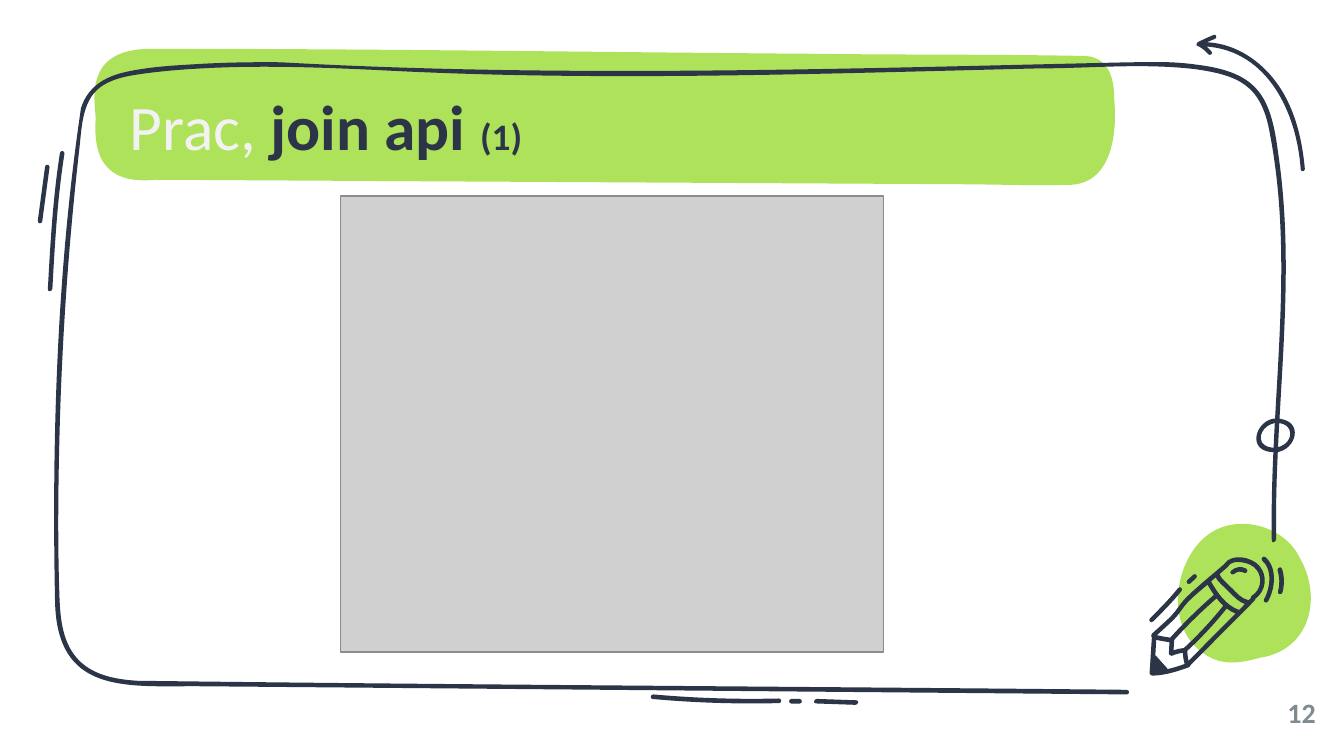
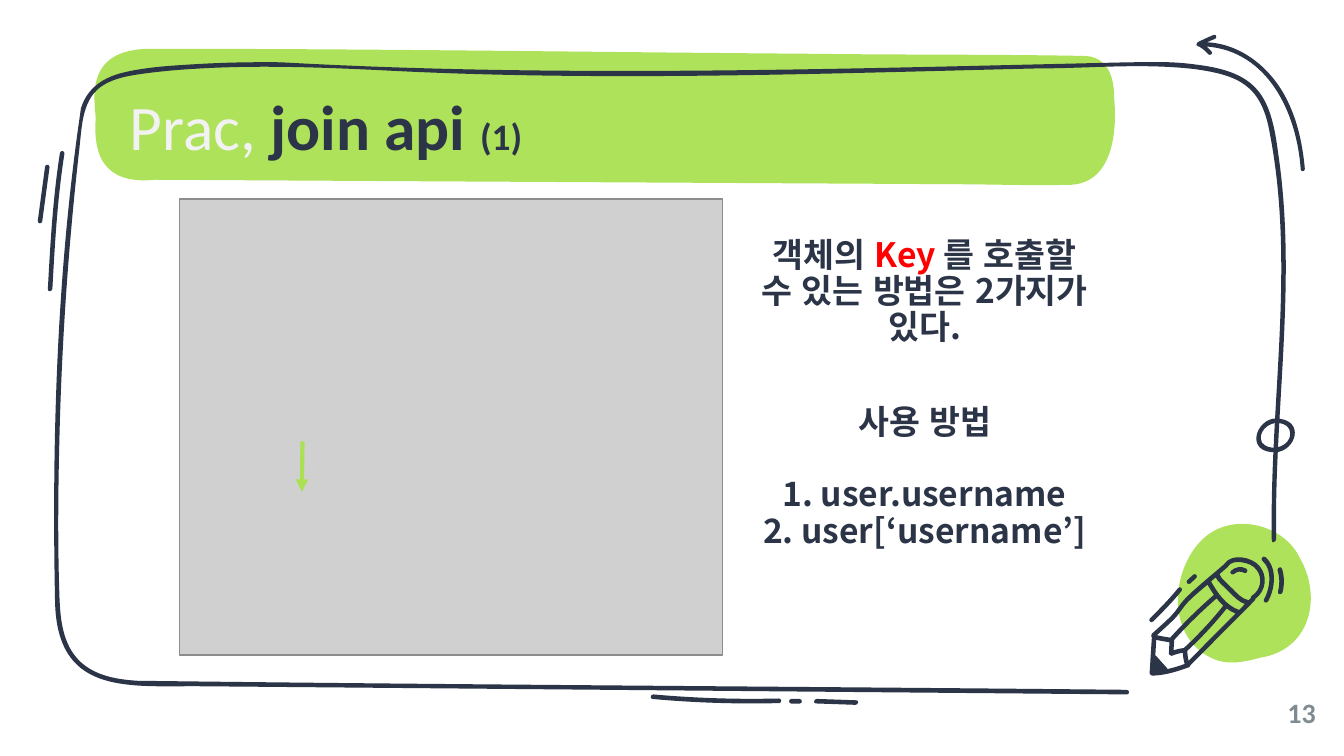
Before and after one commit to unchaptered/Sailing99, a slide deck: slide 13 of 006_tech_pr/object-literal and destructuring.pptx (slide 12 before the commit). Drawn at 1344x756 pixels with LibreOffice and Linux fonts; fonts in the diff are those of the drawing; grey boxes stand for pictures. Boxes give left, top, right and bottom in pixels: in the first picture for what was removed or moved away, otherwise in the second. Text is boxed around its words. In the diff, an @@ line names an element or a change of style, - is before the commit and + after.

```diff
--- a/006_tech_pr/object-literal and destructuring.pptx
+++ b/006_tech_pr/object-literal and destructuring.pptx
@@ picture moved from (x1=341, y1=196, x2=884, y2=652) to (x1=180, y1=199, x2=723, y2=655) @@
@@ text added at (x1=761, y1=238, x2=1088, y2=342), 18 pt, text #2B3547, bold @@
+객체의 Key 를 호출할 수 있는 방법은 2가지가 있다.
@@ text added at (x1=763, y1=406, x2=1086, y2=549), 18 pt, text #2B3547, bold @@
+사용 방법
+1. user.username
+2. user[‘username’]
@@ arrow added from (302, 442) to (302, 492), #ABE055 2.25 pt @@
@@ page number at (x1=1287, y1=704, x2=1315, y2=723): text changed @@
-12
+13
```
Also in this commit, not shown: 11 other slides changed, 2 slides added, 1 other file.
